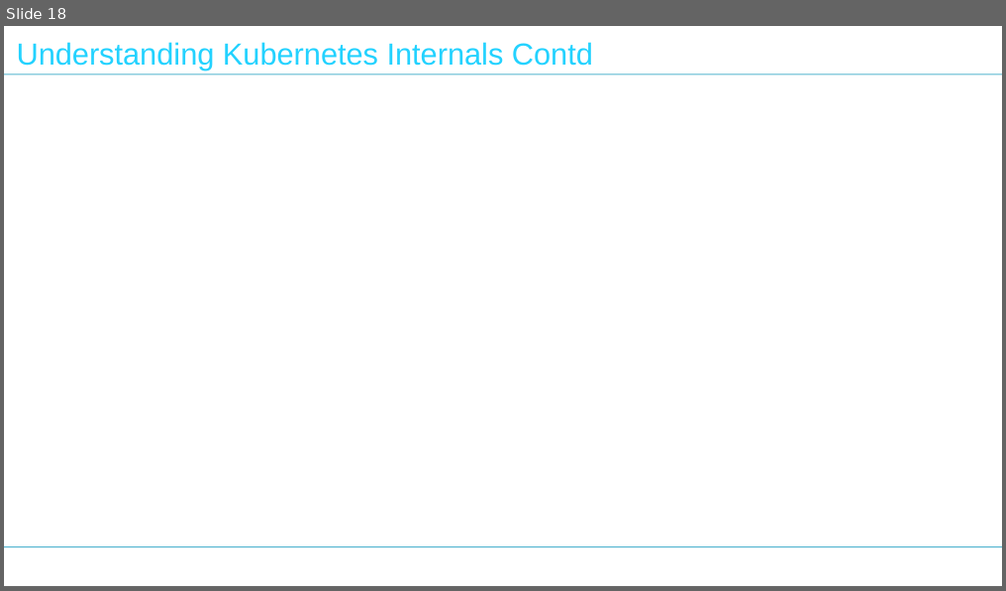
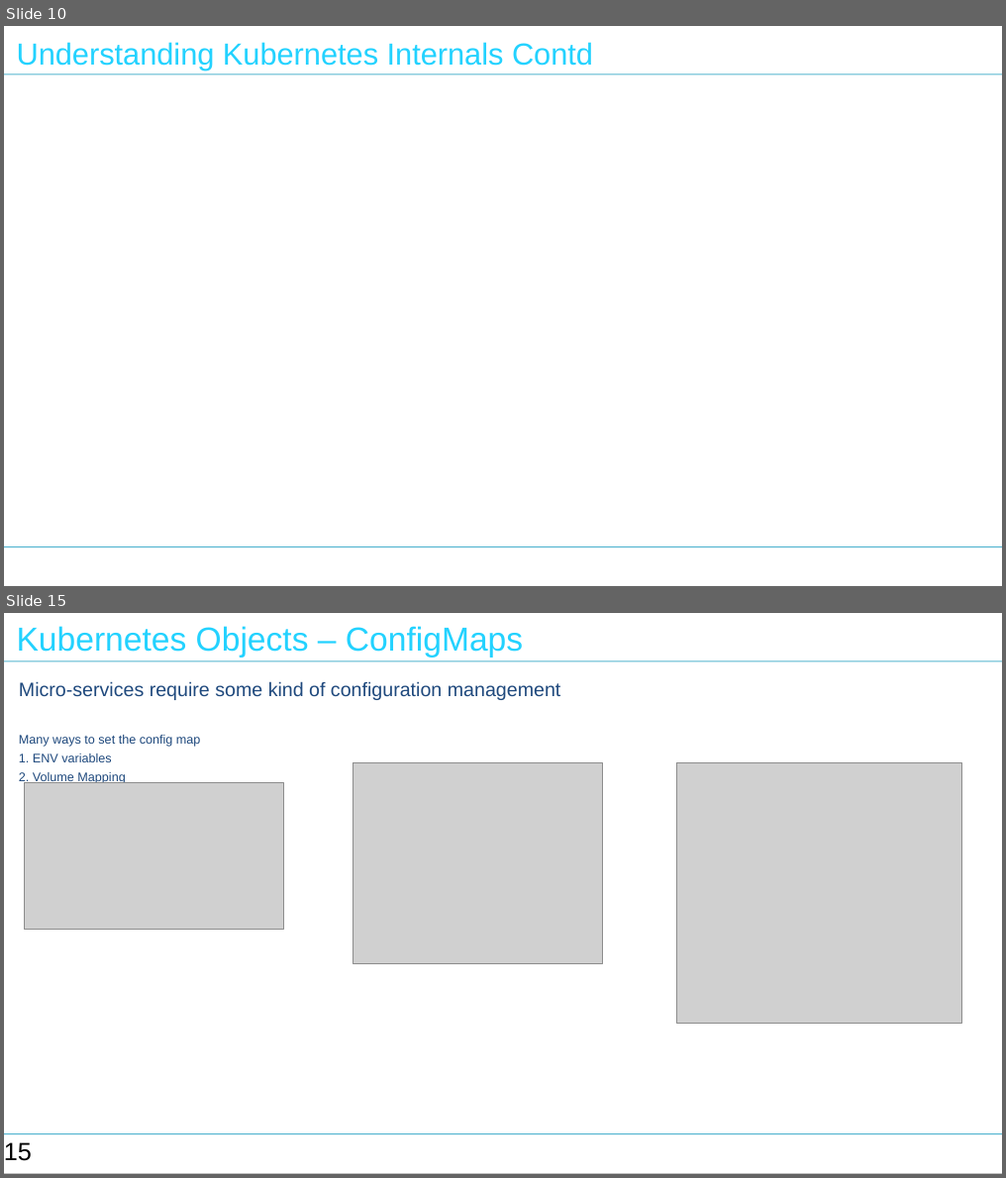
Before and after one commit to nilaybose/minikubedemo, a slide deck: docs/Tech Talk - Kubernetes.pptx. Shown one above the other, each under a label of ours: slide 18 before the commit, slides 10 and 15 after it; the slides between them are not shown. The pictures are 1006x591 and 1006x1178 pixels, drawn with LibreOffice and Linux fonts; fonts in the diff are those of the drawing; grey boxes stand for pictures; background and template pictures are left out; a plain dark background stands for a picture behind light text. Boxes give left, top, right and bottom in pixels: in the first picture for what was removed or moved away, otherwise in the second. Text is boxed around its words. In the diff, an @@ line names an element or a change of style, - is before the commit and + after.

```diff
--- a/docs/Tech Talk - Kubernetes.pptx
+++ b/docs/Tech Talk - Kubernetes.pptx
@@ slide 15 added at (4,613,1002,1174), background #FFFFFF; not listed: 3 template elements that a slide beside it also shows @@
@@ text added at (17,626,523,658), 24 pt, text #23D2FF @@
+Kubernetes Objects – ConfigMaps
@@ text added at (19,681,561,784), 14 pt, text #1F497D @@
+Micro-services require some kind of configuration management
+Many ways to set the config map
+1. ENV variables
+2. Volume Mapping
@@ picture added at (24,782,283,930) @@
@@ picture added at (353,762,603,963) @@
@@ picture added at (676,762,962,1023) @@
@@ page number added at (4,1143,32,1161), 18 pt, text #000000 @@
+15
@@ what was slide 18 is now slide 10 @@
```
Also in this commit, not shown: 6 slides changed, 1 other slide added, 4 other files.
